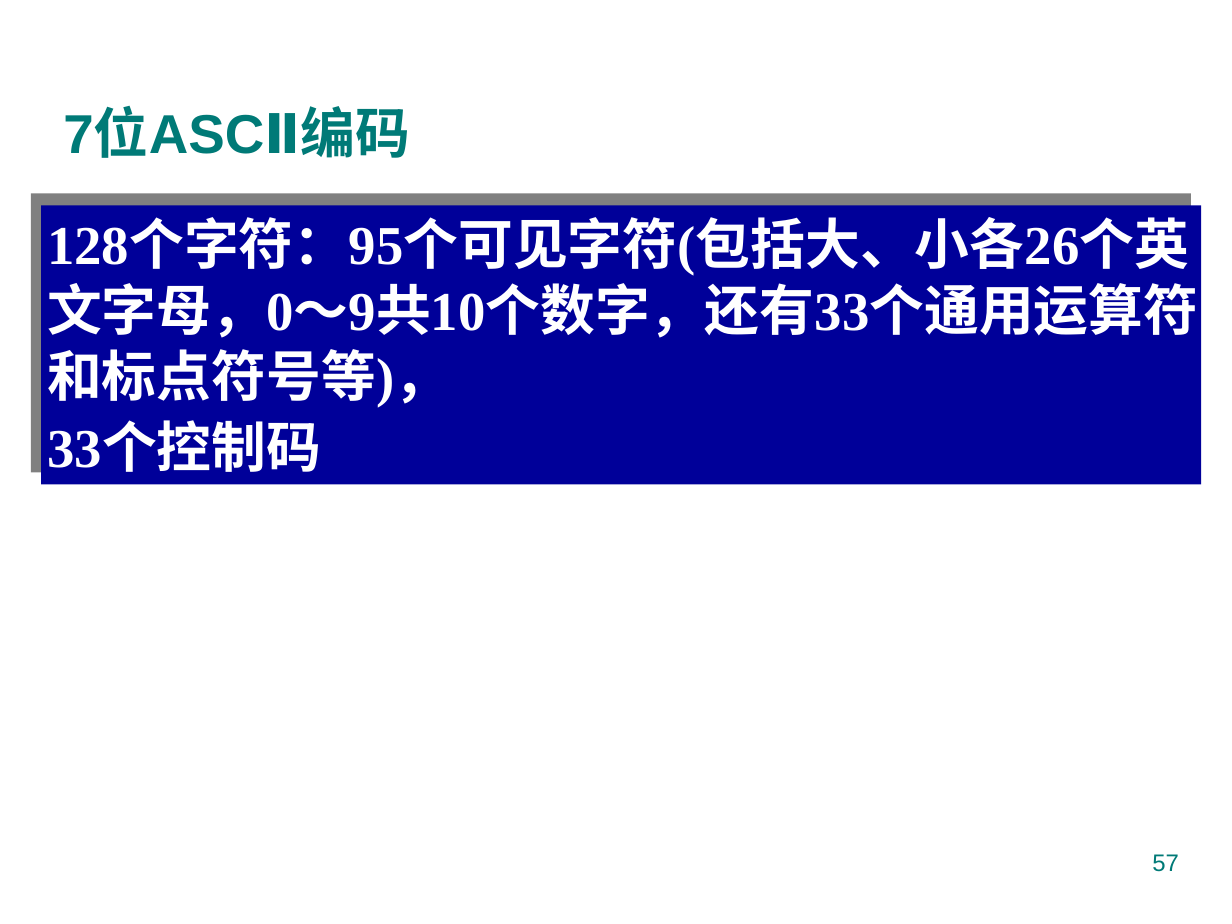
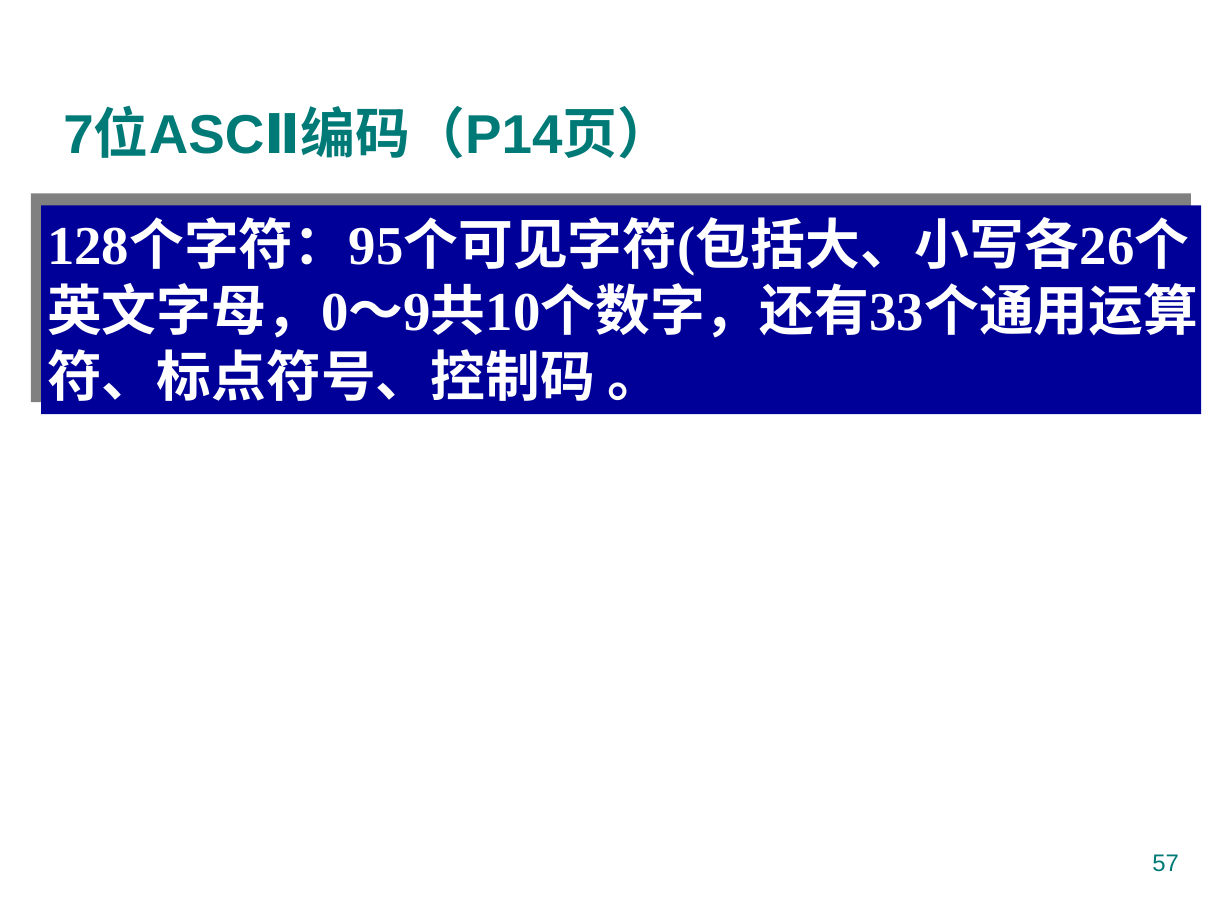
Before and after one commit to jtrfid/C-Repositories, a slide deck: slide 57 of 2016/计算机导论/pptx/第1章计算机文化概论.pptx. Drawn at 1232x924 pixels with LibreOffice and Linux fonts; fonts in the diff are those of the drawing; background and template pictures are left out. Boxes give left, top, right and bottom in pixels: in the first picture for what was removed or moved away, otherwise in the second. Text is boxed around its words. In the diff, an @@ line names an element or a change of style, - is before the commit and + after.

```diff
--- a/2016/计算机导论/pptx/第1章计算机文化概论.pptx
+++ b/2016/计算机导论/pptx/第1章计算机文化概论.pptx
@@ text at box(63, 110, 672, 159): text changed @@
-7位ASCⅡ编码
+7位ASCⅡ编码（P14页）
@@ rectangle "128个字符：95个可见字符(包括大、小写各26个英文字母，0～9共10个数字，还有33个通用运算符、标点符号、控制码  ...": place and size @@
-rectangle "128个字符：95个可见字符(包括大、小写各26个英文字母，0～9共10个数字，还有33个通用运算符、标点符号、控制码  ..." at box(41, 206, 1201, 485)
+rectangle "128个字符：95个可见字符(包括大、小写各26个英文字母，0～9共10个数字，还有33个通用运算符、标点符号、控制码  ..." at box(41, 206, 1201, 415)
@@ text in rectangle at box(37, 210, 1188, 401): text changed @@
-128个字符：95个可见字符(包括大、小各26个英文字母，0～9共10个数字，还有33个通用运算符和标点符号等)，
-33个控制码
+128个字符：95个可见字符(包括大、小写各26个英文字母，0～9共10个数字，还有33个通用运算符、标点符号、控制码 。
```
Also in this commit, not shown: 2 other slides changed, 1 other file.
